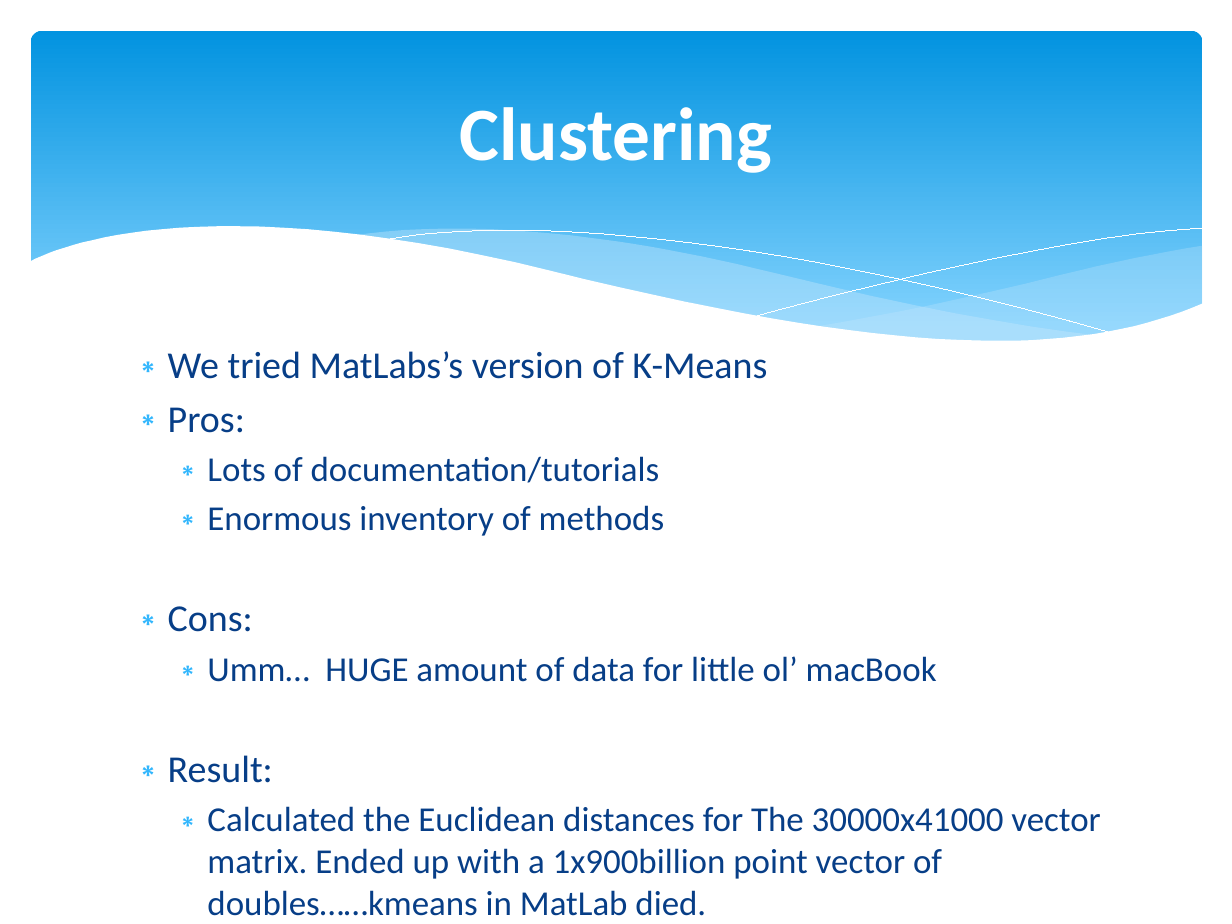
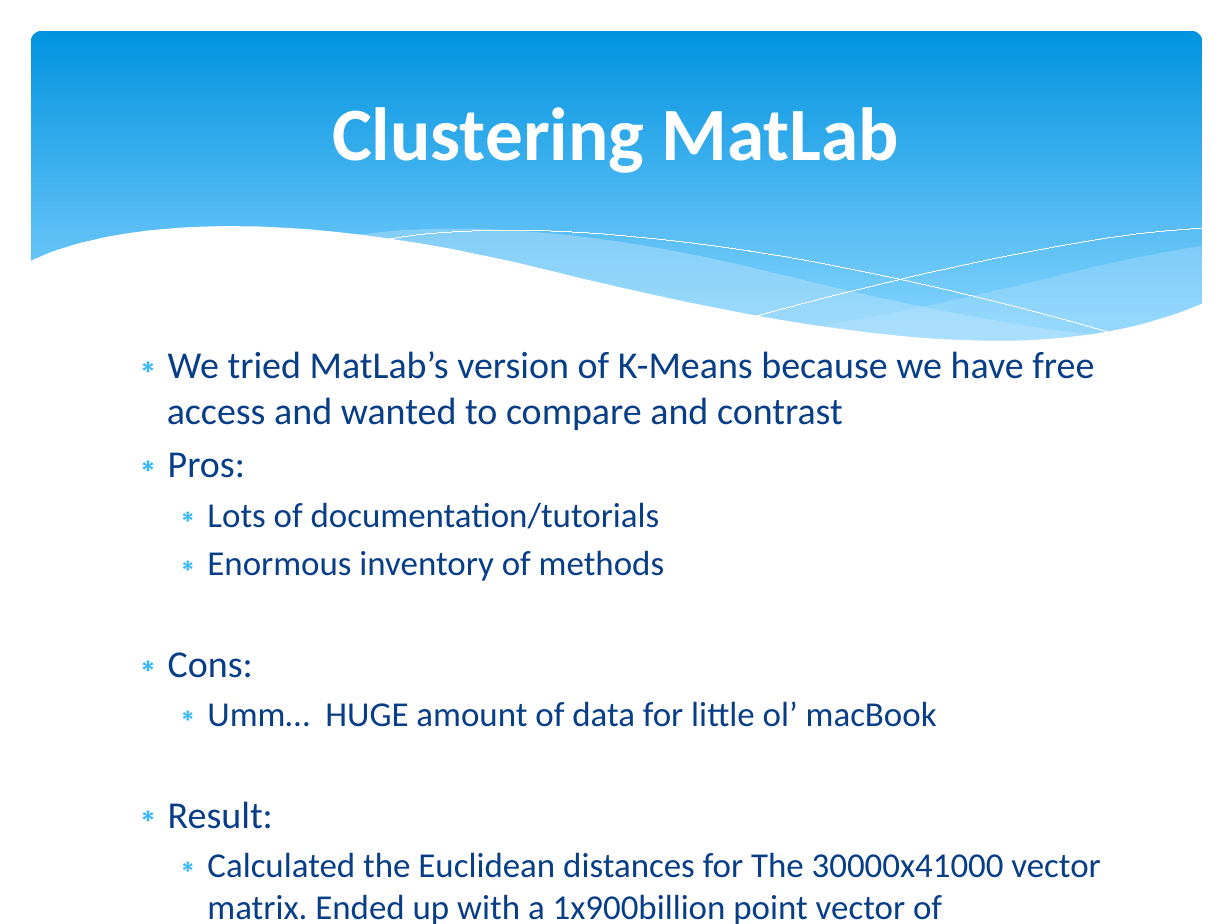
Before and after one commit to Mletter1/Challenge1, a slide deck: slide 11 of Presentation.pptx. Drawn at 1232x924 pixels with LibreOffice and Linux fonts; fonts in the diff are those of the drawing. Boxes give left, top, right and bottom in pixels: in the first picture for what was removed or moved away, otherwise in the second. Text is boxed around its words. In the diff, an @@ line names an element or a change of style, - is before the commit and + after.

```diff
--- a/Presentation.pptx
+++ b/Presentation.pptx
@@ title at bbox=[332, 107, 899, 173]: text changed @@
-Clustering
+Clustering MatLab
@@ text at bbox=[167, 351, 1094, 430]: text changed @@
-∗ We tried MatLabs’s version of K-Means
+∗ We tried MatLab’s version of K-Means because we have free access and wanted to compare and contrast
```
Also in this commit, not shown: 8 other slides changed, 2 slides added, 2 slides removed.
